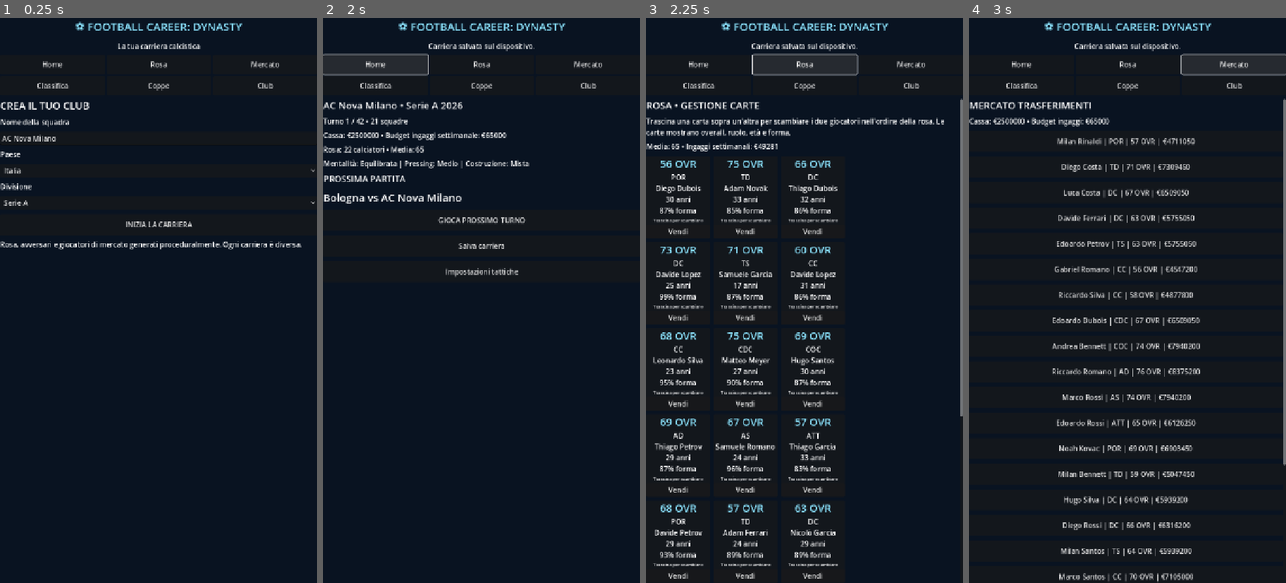
Above: before the commit, frames 1-4 (left to right).
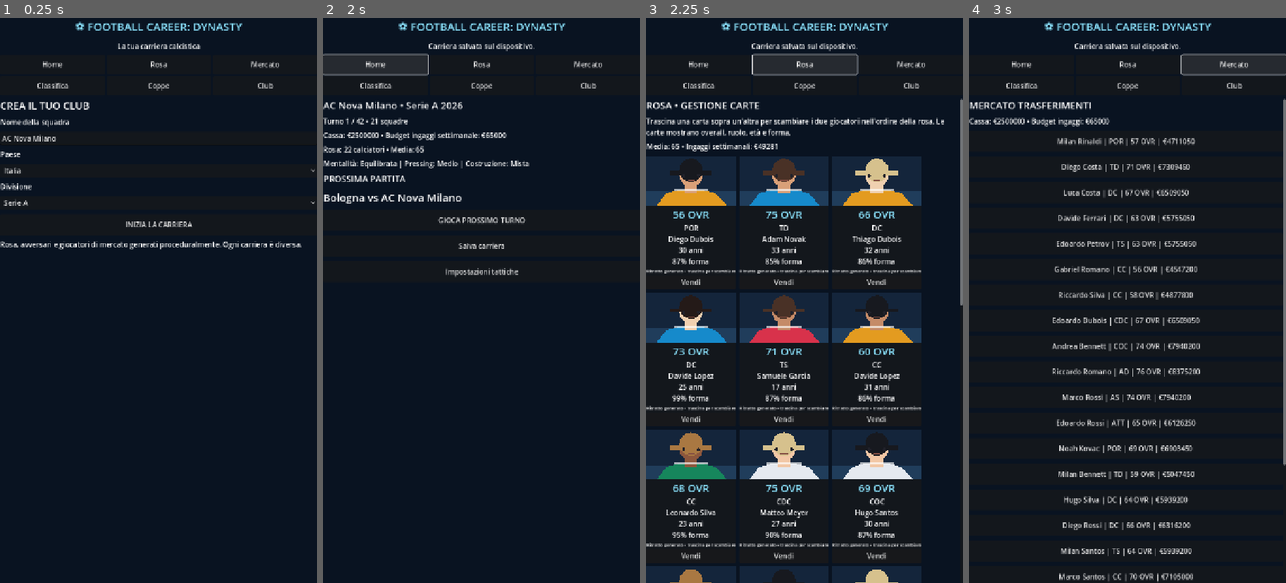
Above: after the commit, the same moments.

Repository: chat60216-debug/football-manager-
Game: Godot game, scene res://scenes/main.tscn
The game is run twice, just before and just after one commit, with the same random seed, the same clock (stepped at 60 frames per second) and the same inputs.
Inputs:
- Up to frame 1 (0.25 s): no input
- Up to frame 2 (2 s): click "INIZIA LA CARRIERA" at 0.5 s; click "Home" at 1.25 s
- Up to frame 3 (2.25 s): click "Rosa" at 2 s
- Up to frame 4 (3 s): click "Mercato" at 2.75 s

Frames 1-2 are identical in both runs. In frame 3, 33% of the frame differs, in the area x 0-100%, y 24-100%; in frame 4, nothing differs.

Commit message:
Add unique generated player portraits to squad cards

Diff:
--- a/scripts/player_card.gd
+++ b/scripts/player_card.gd
@@ -6,12 +6,42 @@
 
 var player: Dictionary = {}
 
+class PlayerPortrait extends Control:
+	var seed_value: int = 1
+	func _draw() -> void:
+		var rng := RandomNumberGenerator.new()
+		rng.seed = seed_value
+		var skin_tones := [Color("#f2c7a5"), Color("#d9a078"), Color("#b97850"), Color("#8d573d"), Color("#f0d0b0"), Color("#c58b68")]
+		var hair_colors := [Color("#241a18"), Color("#493126"), Color("#17191f"), Color("#a97842"), Color("#d6c18d")]
+		var kit_colors := [Color("#7d2be0"), Color("#168acb"), Color("#d8324b"), Color("#e5e9ef"), Color("#16865c"), Color("#e39b20")]
+		var skin: Color = skin_tones[rng.randi_range(0, skin_tones.size() - 1)]
+		var hair: Color = hair_colors[rng.randi_range(0, hair_colors.size() - 1)]
+		var kit: Color = kit_colors[rng.randi_range(0, kit_colors.size() - 1)]
+		var w := size.x
+		var h := size.y
+		draw_rect(Rect2(Vector2.ZERO, size), Color("#14253b"))
+		draw_rect(Rect2(Vector2(0, h * 0.72), Vector2(w, h * 0.28)), Color("#203d5b"))
+		draw_colored_polygon(PackedVector2Array([Vector2(w*0.12,h),Vector2(w*0.22,h*0.76),Vector2(w*0.38,h*0.68),Vector2(w*0.62,h*0.68),Vector2(w*0.78,h*0.76),Vector2(w*0.9,h)]), kit)
+		draw_rect(Rect2(Vector2(w*0.43,h*0.59),Vector2(w*0.14,h*0.16)),skin)
+		draw_circle(Vector2(w*0.5,h*0.39),minf(w,h)*0.235,skin)
+		draw_circle(Vector2(w*0.5,h*0.29),minf(w,h)*0.235,hair)
+		draw_rect(Rect2(Vector2(w*0.265,h*0.31),Vector2(w*0.47,h*0.09)),hair)
+		draw_circle(Vector2(w*0.415,h*0.4),w*0.018,Color("#20212a"))
+		draw_circle(Vector2(w*0.585,h*0.4),w*0.018,Color("#20212a"))
+		draw_line(Vector2(w*0.46,h*0.49),Vector2(w*0.54,h*0.49),Color("#854f43"),maxf(1.0,w*0.012))
+		draw_rect(Rect2(Vector2(w*0.31,h*0.67),Vector2(w*0.38,h*0.035)),Color(1,1,1,0.65))
+
 func setup(data: Dictionary) -> void:
 	player = data
-	custom_minimum_size = Vector2(145, 178)
+	custom_minimum_size = Vector2(145, 226)
 	var box := VBoxContainer.new()
 	box.add_theme_constant_override("separation", 3)
 	add_child(box)
+	var portrait := PlayerPortrait.new()
+	portrait.custom_minimum_size = Vector2(120, 112)
+	portrait.size_flags_horizontal = Control.SIZE_EXPAND_FILL
+	portrait.seed_value = int(player.get("portrait_seed", player.get("id", 1)))
+	box.add_child(portrait)
 	var rating := Label.new()
 	rating.text = str(player.get("rating", 0)) + " OVR"
 	rating.horizontal_alignment = HORIZONTAL_ALIGNMENT_CENTER
@@ -32,7 +62,7 @@
 	details.horizontal_alignment = HORIZONTAL_ALIGNMENT_CENTER
 	box.add_child(details)
 	var hint := Label.new()
-	hint.text = "Trascina per scambiare"
+	hint.text = "Ritratto generato • trascina per scambiare"
 	hint.horizontal_alignment = HORIZONTAL_ALIGNMENT_CENTER
 	hint.add_theme_font_size_override("font_size", 10)
 	box.add_child(hint)
